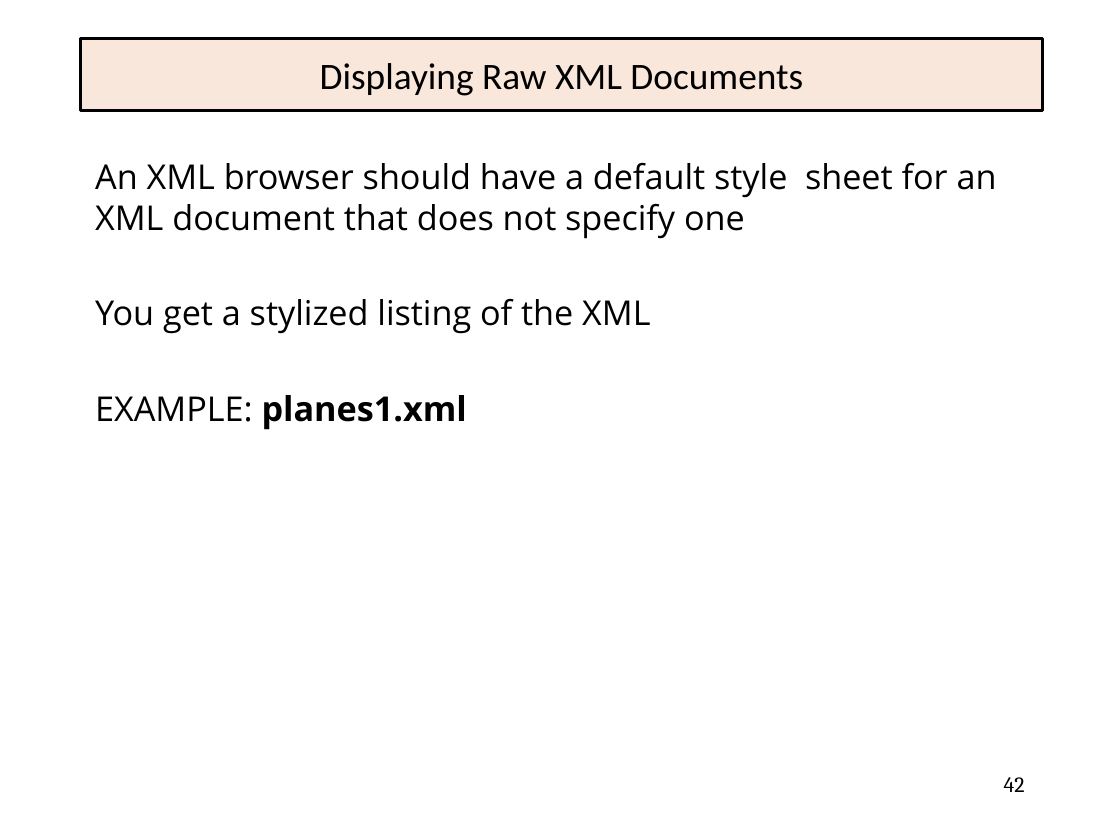
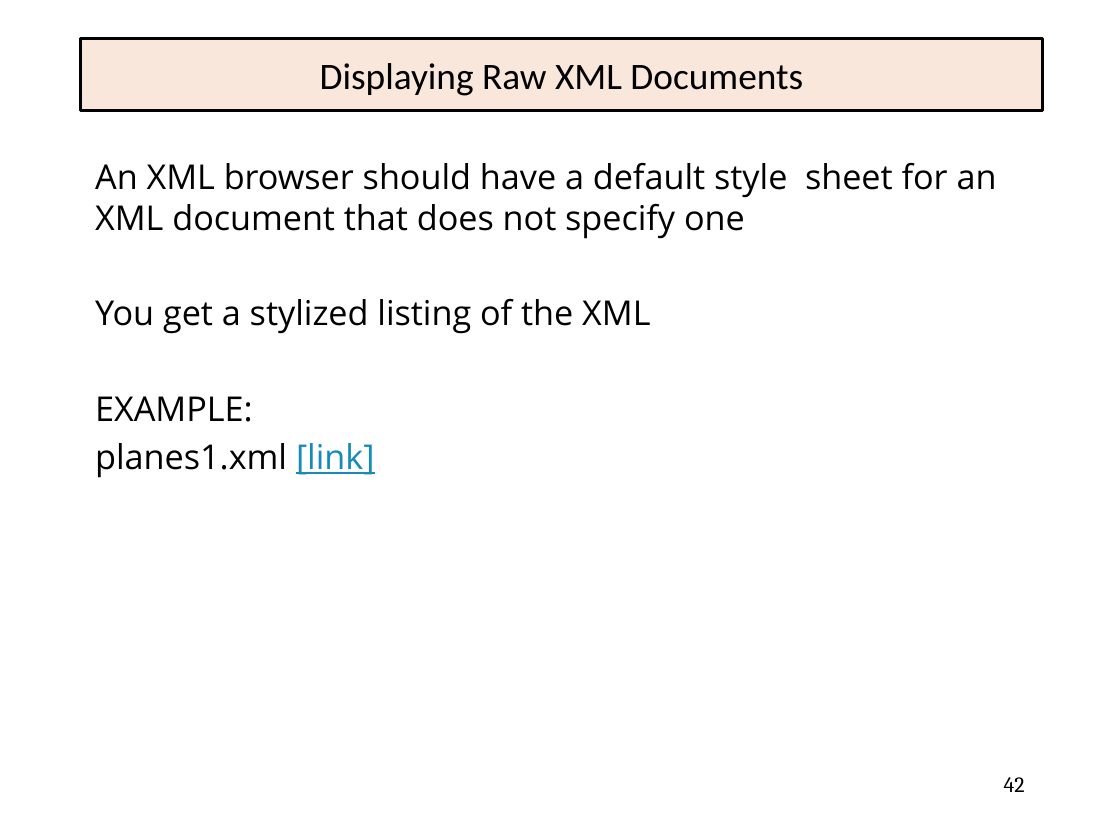
Before and after one commit to EricJPogue/www-epogue-info, a slide deck: slide 42 of CPSC-24700/Presentations/xml-and-webservices.pptx. Drawn at 1120x840 pixels with LibreOffice and Linux fonts; fonts in the diff are those of the drawing. Boxes give left, top, right and bottom in pixels: in the first picture for what was removed or moved away, otherwise in the second. Text is boxed around its words. In the diff, an @@ line names an element or a change of style, - is before the commit and + after.

Commit message:
Update session 23 documents.

```diff
--- a/CPSC-24700/Presentations/xml-and-webservices.pptx
+++ b/CPSC-24700/Presentations/xml-and-webservices.pptx
@@ text at (95, 396, 375, 478): text changed; bold off @@
-EXAMPLE: planes1.xml
+EXAMPLE:
+planes1.xml [link]
```
Also in this commit, not shown: 4 other slides changed, 1 slide added, 6 other files.
